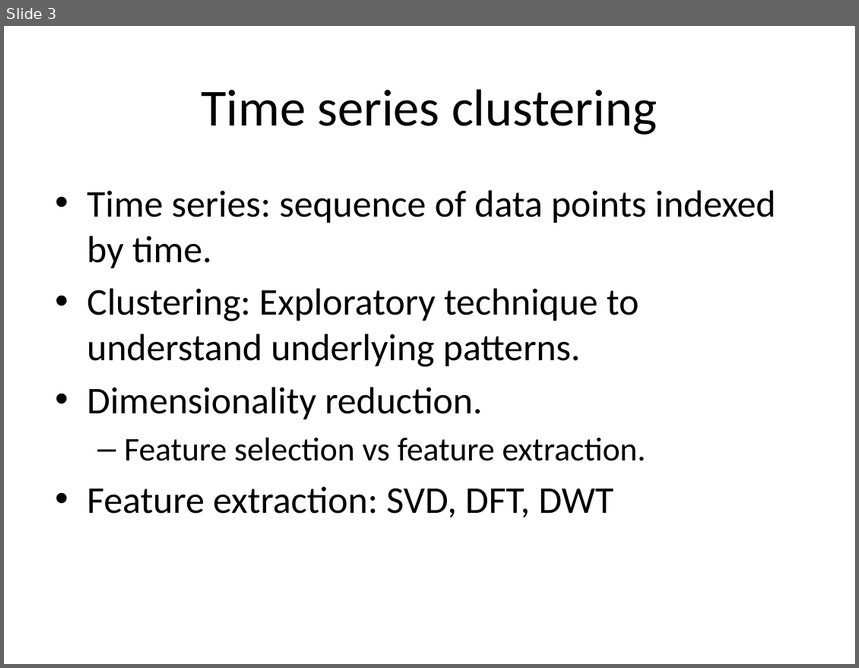
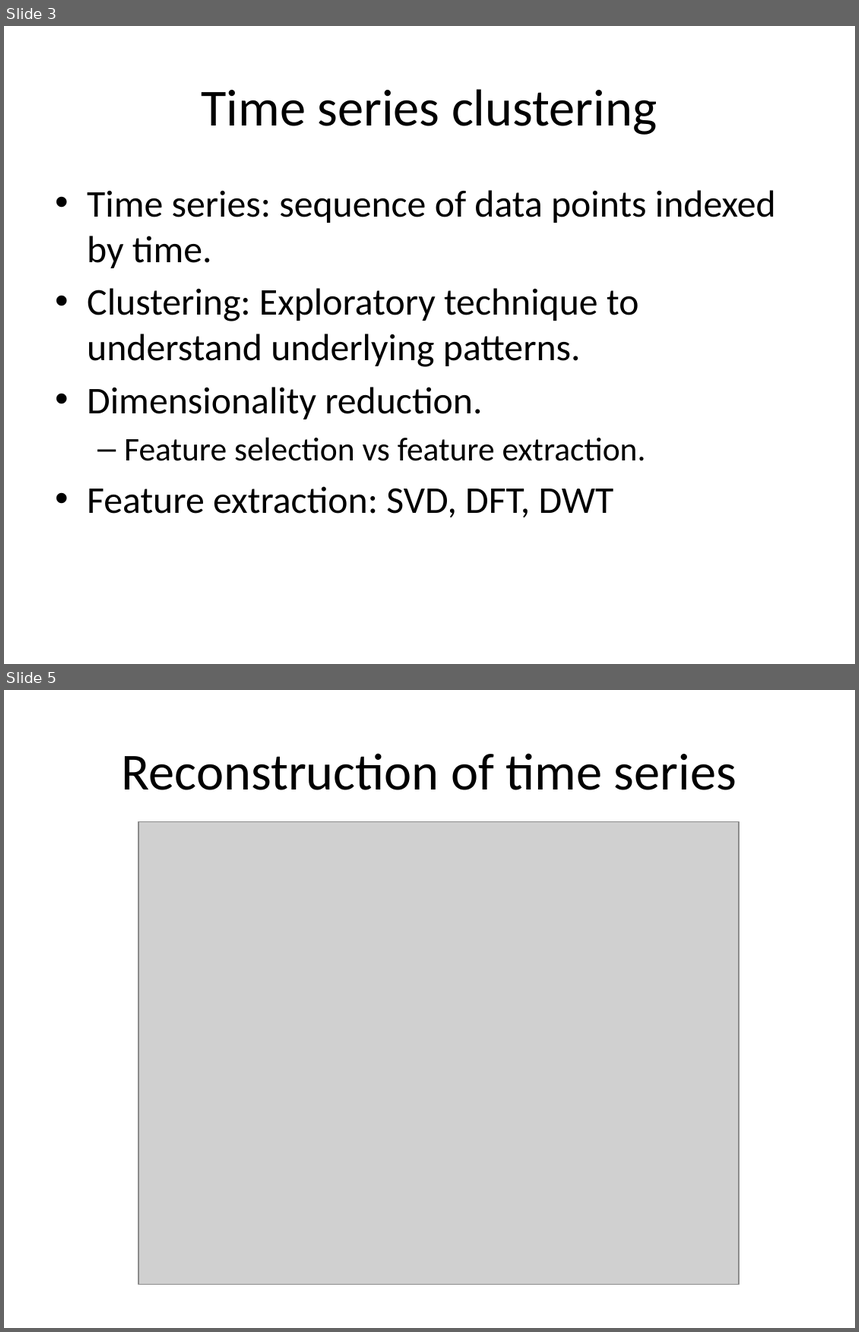
Before and after one commit to SsureyMoon/Ucsc-clustering, a slide deck: presentation/WaveletBasedClusteringOfTimeSeries.pptx. Shown one above the other, each under a label of ours: slide 3 before the commit, slides 3 and 5 after it; the slides between them are not shown. The pictures are 859x668 and 859x1332 pixels, drawn with LibreOffice and Linux fonts; fonts in the diff are those of the drawing; grey boxes stand for pictures. Boxes give left, top, right and bottom in pixels: in the first picture for what was removed or moved away, otherwise in the second. Text is boxed around its words. In the diff, an @@ line names an element or a change of style, - is before the commit and + after.

```diff
--- a/presentation/WaveletBasedClusteringOfTimeSeries.pptx
+++ b/presentation/WaveletBasedClusteringOfTimeSeries.pptx
@@ slide 5 added at [4, 690, 855, 1328], background #FFFFFF @@
@@ title added at [122, 753, 737, 790], 44 pt, text #000000 @@
+Reconstruction of time series
@@ picture added at [139, 822, 739, 1285] @@
```
Also in this commit, not shown: 1 slide changed, 4 other slides added, 4 other files.
